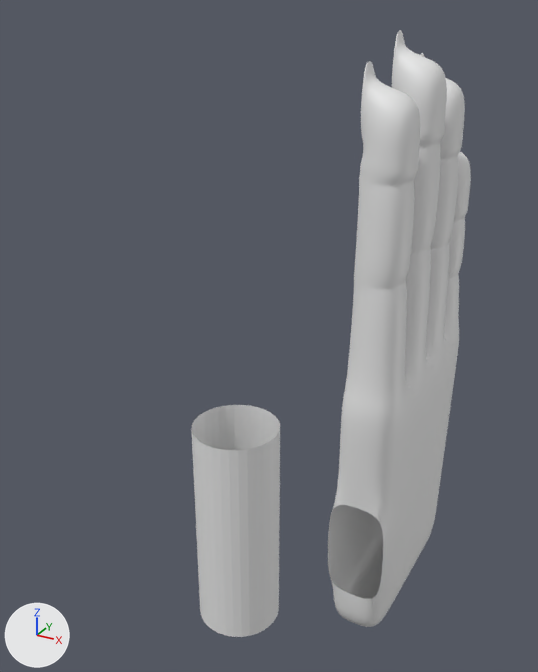
One commit to the Blender file 20.05.2025_Hand.blend: the scene before it, then after it.
One viewpoint serves both versions: a camera (50 mm lens) standing at (1.89, -5.96, 3.94) and looking at (-0.83, -1.01, 1.46). Lighting does not change. The marker at lower left points along +X, +Y and +Z.

In view in the first picture: 'Hand'.
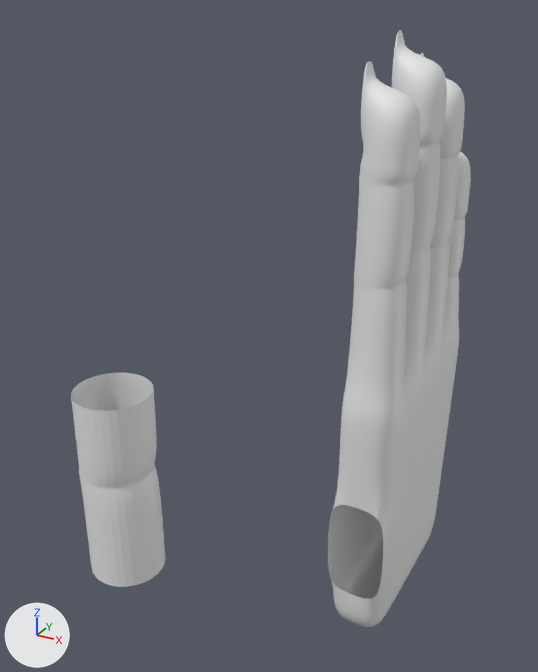
Changed parts and their boxes [x1, y1, x2, y2] in the pictures (538 x 672 px):
'Hand', reshaped (43% wider): before [191, 30, 471, 637]; after [71, 30, 471, 627]
part 1 of me_mesh_hand, built on: before [191, 405, 280, 637]; after [71, 373, 165, 587]

The change in detail:
me_mesh_hand is used by ob_hand; location (0.0, 0.0, 0.0).
me_mesh_hand had 373 vertices, 360 faces and spanned x -0.28..0.28, y -3.17..1.24, z -1.55..3.79.
me_mesh_hand now has 389 vertices, 376 faces and spans x -1.16..0.28, y -3.17..1.24, z -1.55..3.79.
Part 1, on me_mesh_hand:
8 vertices are removed from x -0.27..0.27, y -3.17..-2.63, z 1.27.
16 faces are deleted.
16 vertices in x -0.27..0.27, y -3.17..-2.63, z 0.52..1.82 move by (-0.87, 0.0, 0.0).
8 vertices are added at x -1.16..-0.65, y -3.15..-2.65, z 1.27.
8 new vertices lie (0.0, 0.0, -0.49) away from vertices in x -0.27..0.27, y -3.17..-2.63, z 1.82.
8 new vertices lie (0.0, 0.0, 0.68) away from vertices in x -0.27..0.27, y -3.17..-2.63, z 0.52.
32 new faces join them.
